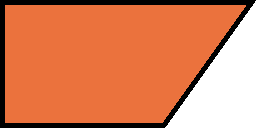
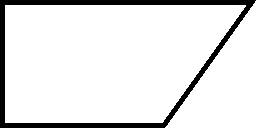
Two versions of the same layered image (256x128). Layer-by-layer changes:
painted on "Layer 2" over (5, 5, 246, 123)
